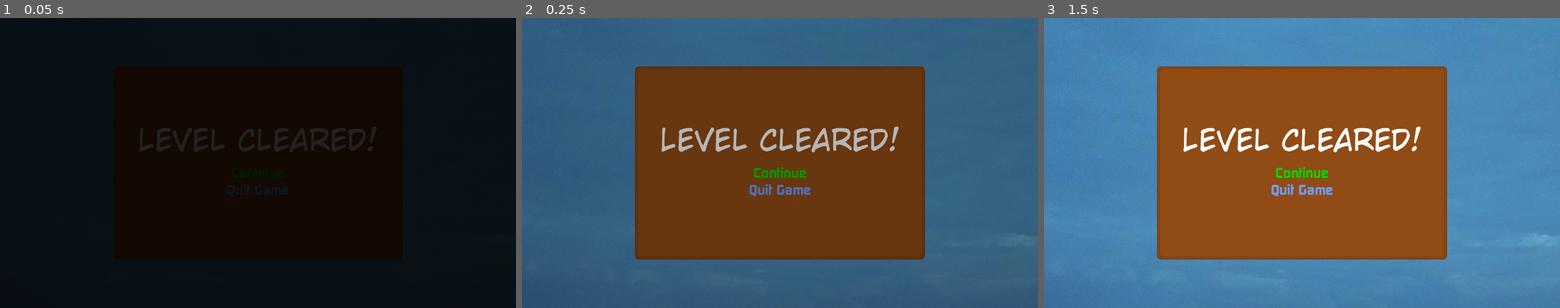
Above: before the commit, frames 1-3 (left to right).
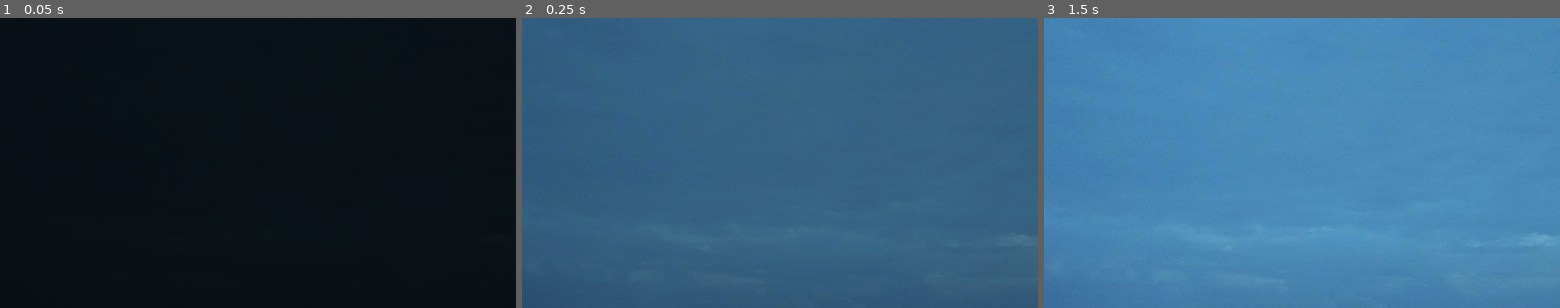
Above: after the commit, the same moments.

Repository: ferupk/CSUI-GD-tutorial-4
Game: Godot game, scene res://scenes/gui/ClearMenu.tscn
Two runs of this game, one before a commit and one after it. Both use one fixed random seed, a clock stepped at 60 frames per second and the inputs below. This scene is started directly instead of the project's main scene.
Inputs:
- Up to frame 1 (0.05 s): no input
- Up to frame 2 (0.25 s): no input
- Up to frame 3 (1.5 s): hold Right (right) from 0.53 s (still down); tap F at 0.6, 1.35 s; tap Space (jump) at 0.77 s; tap Enter at 1.25 s

The runs differ from the first frame. In frame 1, less than 0.1% of the frame differs, in the area x 27-69%, y 38-46%; in frame 2, 37%, in the area x 21-79%, y 16-84%; in frame 3, 37%.
Error before the commit: Parse Error: Expected ":" after function declaration. (res://scenes/gui/ClearMenu.tscn::GDScript_ja72a:13)

Commit message:
Add Tutorial 6 repost to existing README

Diff:
--- a/scenes/gui/ClearMenu.tscn
+++ b/scenes/gui/ClearMenu.tscn
@@ -17,8 +17,6 @@
 	self.hide()
 	print(\"CM\" + scene)
 	continue_button.scene_to_load = scene
-
-func set_scene()
 "
 
 [node name="ClearMenu" type="CenterContainer"]
@@ -28,7 +26,6 @@
 grow_horizontal = 2
 grow_vertical = 2
 script = SubResource("GDScript_ja72a")
-scene = null
 
 [node name="MarginContainer" type="MarginContainer" parent="."]
 custom_minimum_size = Vector2(720, 480)
--- a/scenes/objects/Goal.tscn
+++ b/scenes/objects/Goal.tscn
@@ -172,6 +172,7 @@
 text = "Continue"
 underline = 2
 script = ExtResource("8_honin")
+scene_to_load = "Level1"
 
 [node name="Quit" type="LinkButton" parent="CanvasLayer/ClearMenu/MarginContainer/VBoxContainer/VBoxContainer"]
 layout_mode = 2
Not shown, changed: assets/credits.txt
Binary file added: docs/clear_last.png
Binary file added: docs/clear_menu.png
Binary file added: docs/credits_menu.png
Binary file added: docs/fade_transition_background.png
Binary file added: docs/game_over_screen.png
Binary file added: docs/goal_last.png
Binary file added: docs/level_select.png
Binary file added: docs/lives_counter.png
Binary file added: docs/main_menu.png
Binary file added: docs/options_menu.png
Binary file added: docs/pause_menu.png
(and 4 more such lines)
